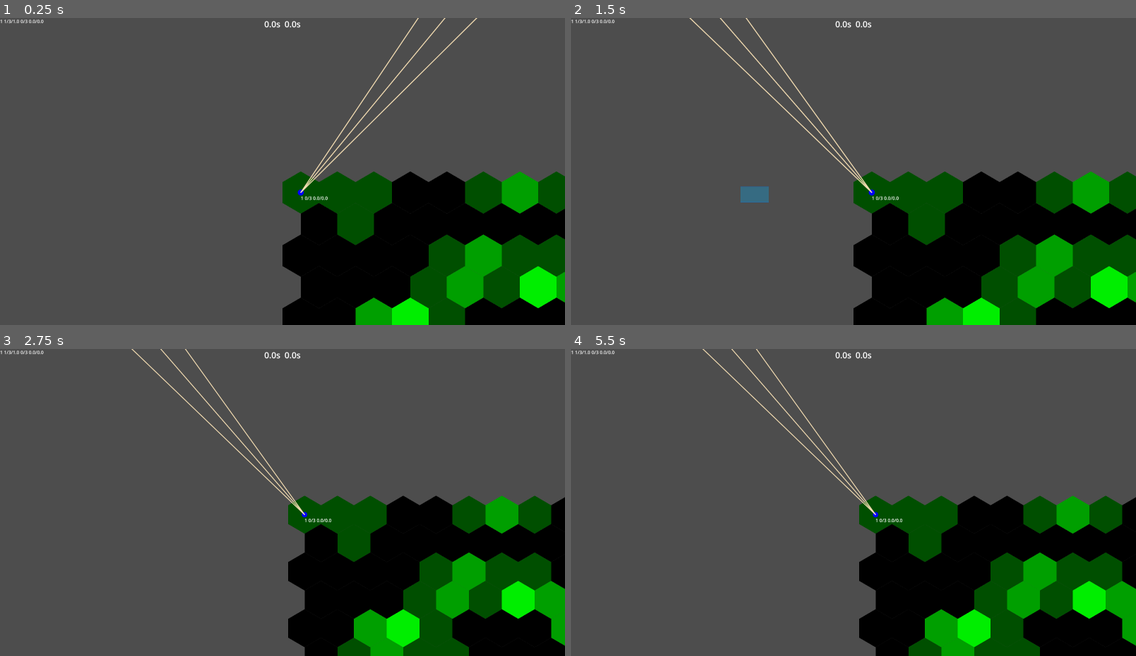
Above: before the commit, frames 1-4 (two rows, left to right).
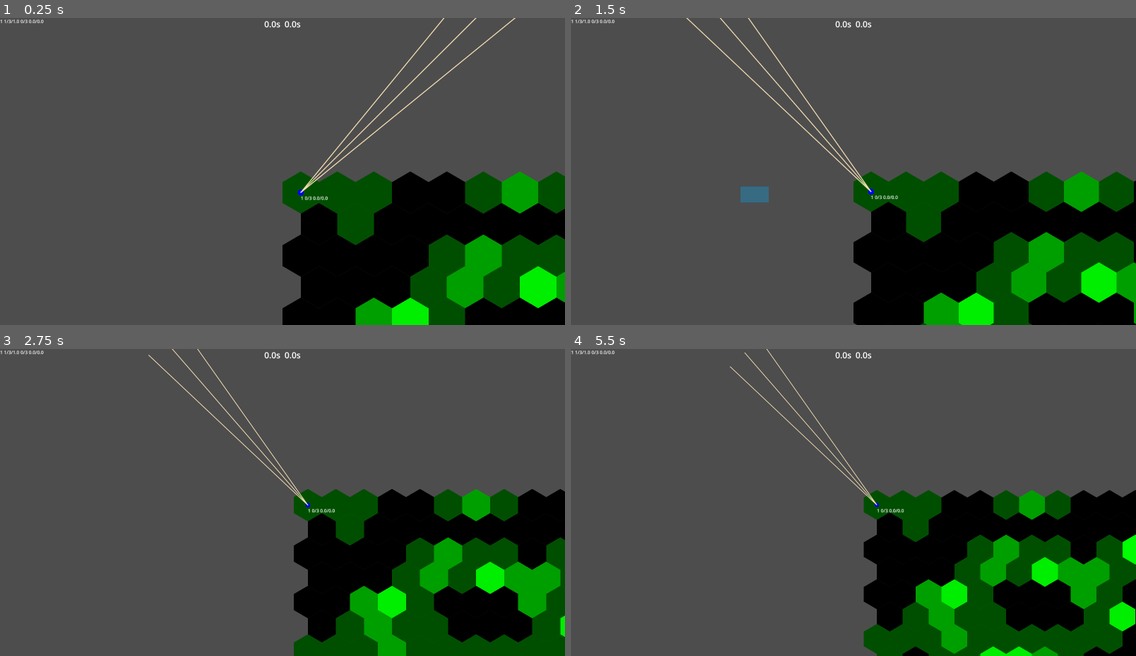
Above: after the commit, the same moments.

Repository: bendo-afk/rts2
Game: Godot game, scene res://scenes/battle.tscn
The game is run twice, just before and just after one commit, with the same random seed, the same clock (stepped at 60 frames per second) and the same inputs.
Inputs (mouse positions are in pixels of both pictures, inside the frame that each line leads up to):
- Up to frame 1 (0.25 s): no input
- Up to frame 2 (1.5 s): move the mouse to (977, 156) at 0.52 s; hold Mouse wheel up (zoom_in) 0.53-1.25 s; click (977, 156) at 0.67 s; tap Mouse wheel down (zoom_out) at 0.8 s; tap Enter at 1.25 s; drag from (740, 186) to (825, 232) at 1.27 s
- Up to frame 3 (2.75 s): move the mouse to (339, 434) at 2.02 s; hold Middle mouse button (grab_camera) from 2.03 s (still down); click (339, 434) at 2.17 s; tap Mouse wheel down (zoom_out) at 2.3 s
- Up to frame 4 (5.5 s): release Middle mouse button (grab_camera) at 2.75 s; tap Space at 2.75 s; drag from (825, 563) to (684, 456) at 2.77 s; move the mouse to (1023, 548) at 3.52 s; hold Mouse wheel up (zoom_in) 3.53-4.25 s; click (1023, 548) at 3.67 s; tap Mouse wheel down (zoom_out) at 3.8, 5.3 s; tap Enter at 4.25 s; drag from (684, 456) to (768, 425) at 4.27 s; move the mouse to (881, 502) at 5.02 s; hold Mouse wheel up (zoom_in) from 5.03 s (still down); click (881, 502) at 5.17 s

The runs differ from the first frame. In frame 1, 0.7% of the frame differs, in the area x 53-92%, y 0-57%; in frame 2, 4.6%; in frame 3, 15%; in frame 4, 17%, in the area x 23-100%, y 0-100%.

Commit message:
fixed zoom behavior

Diff:
--- a/scripts/camera_2d.gd
+++ b/scripts/camera_2d.gd
@@ -5,7 +5,7 @@
 var zoom_level: float = 1
 var min_zoom: float = 0.3
 var max_zoom: float = 10
-var zoom_speed:float = 0.1
+var zoom_speed:float = 0.2
 
 func _process(_delta: float) -> void:
 	handle_panning()
@@ -25,6 +25,6 @@
 
 func _unhandled_input(event: InputEvent) -> void:
 	if event.is_action_pressed("zoom_in"):
-		zoom_level += zoom_speed
+		zoom_level *= (1 + zoom_speed)
 	elif event.is_action_pressed("zoom_out"):
-		zoom_level -= zoom_speed
+		zoom_level *= (1 - zoom_speed)
--- a/scripts/tile_map_layer.gd
+++ b/scripts/tile_map_layer.gd
@@ -2,8 +2,13 @@
 
 var hsize: int = 128
 var vsize: int = 148
-var MAX := 4
-var MIN := 0
+var max_height := 4
+const MIN := 0
+
+var n_x := 20
+var n_y := 20
+var height_arr: Array[int]
+
 @onready var teximage: Resource = preload("res://prepaired_data/images/EDGE2_128.png")
 
 var rng: RandomNumberGenerator = RandomNumberGenerator.new()
@@ -45,8 +50,8 @@
 	fnl.fractal_octaves = 3
 	fnl.fractal_gain = 0.5
 	fnl.set_frequency(0.2)
-	for y in range(20):
-		for x in range(20 - y):
+	for y in range(n_y):
+		for x in range(n_x - y):
 			var n: float = fnl.get_noise_2d(x,y)
 			n = (n + 1) / 2.0
 			n = pow(n, 2)
@@ -95,7 +100,7 @@
 
 func can_change_height(tile: Vector2i, is_raise: bool) -> bool:
 	var h: int = get_cell_source_id(tile)
-	return not ((is_raise and h == MAX) or (!is_raise and h == MIN))
+	return not ((is_raise and h == max_height) or (!is_raise and h == MIN))
 
 func is_movable_adjacent(tile1: Vector2i, tile2: Vector2i) -> bool:
 	var path_2i: PackedVector2Array = calc_path(tile1, tile2)
--- a/scripts/unattatched/match_rule.gd
+++ b/scripts/unattatched/match_rule.gd
@@ -17,9 +17,9 @@
 var damage_to_reload := preload("res://resources/damage2reload.tres")
 
 # map
-var n_height: int = 5
-var x_map: int = 20
-var y_map: int = 20
+var max_height: int = 5
+var n_x: int = 20
+var n_y: int = 20
 
 # system
 var angle_margin: float = 0.1
--- a/scripts/unit_ui.gd
+++ b/scripts/unit_ui.gd
@@ -17,11 +17,11 @@
 			draw_circle(a.position, size, ally_color, true, -1, true)
 
 			var angle: float = a.attack_comp.turret_angle
-			draw_line(a.position, 1000*Vector2(cos(angle), sin(angle)), Color.WHEAT, 2, true)
+			draw_line(a.position, a.position + 1000*Vector2(cos(angle), sin(angle)), Color.WHEAT, 2, true)
 			angle += a.attack_comp.angle_margin
-			draw_line(a.position, 1000*Vector2(cos(angle), sin(angle)), Color.WHEAT, 2, true)
+			draw_line(a.position, a.position + 1000*Vector2(cos(angle), sin(angle)), Color.WHEAT, 2, true)
 			angle -= 2 * a.attack_comp.angle_margin
-			draw_line(a.position, 1000*Vector2(cos(angle), sin(angle)), Color.WHEAT, 2, true)
+			draw_line(a.position, a.position + 1000*Vector2(cos(angle), sin(angle)), Color.WHEAT, 2, true)
 
 func _process(_delta: float) -> void:
 	queue_redraw()
